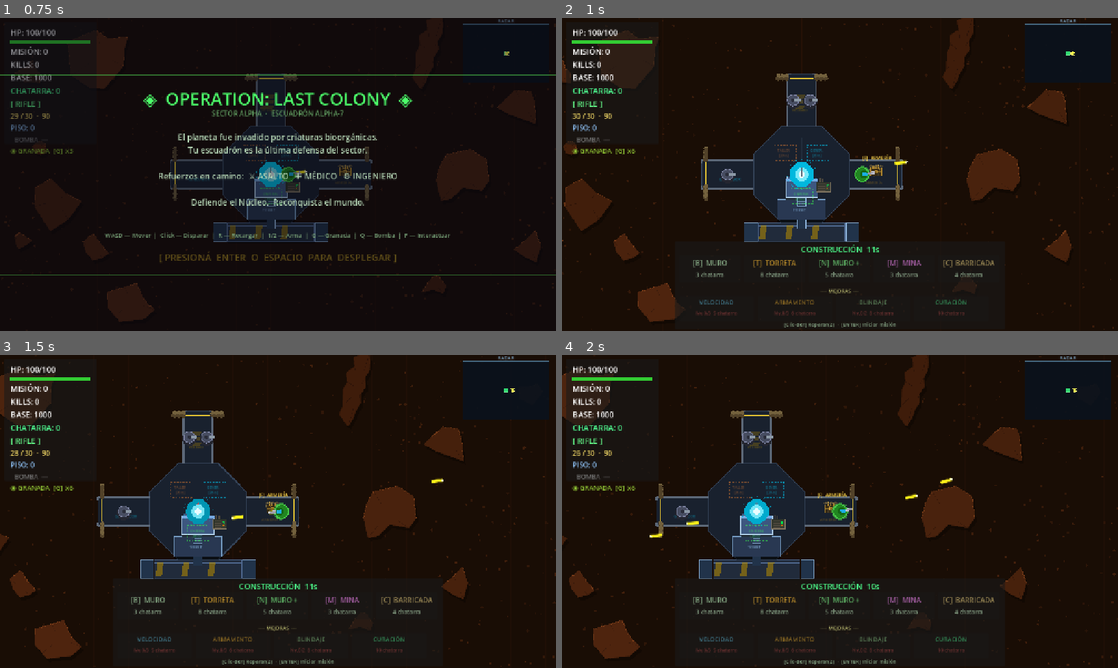
Above: before the commit, frames 1-4 (two rows, left to right).
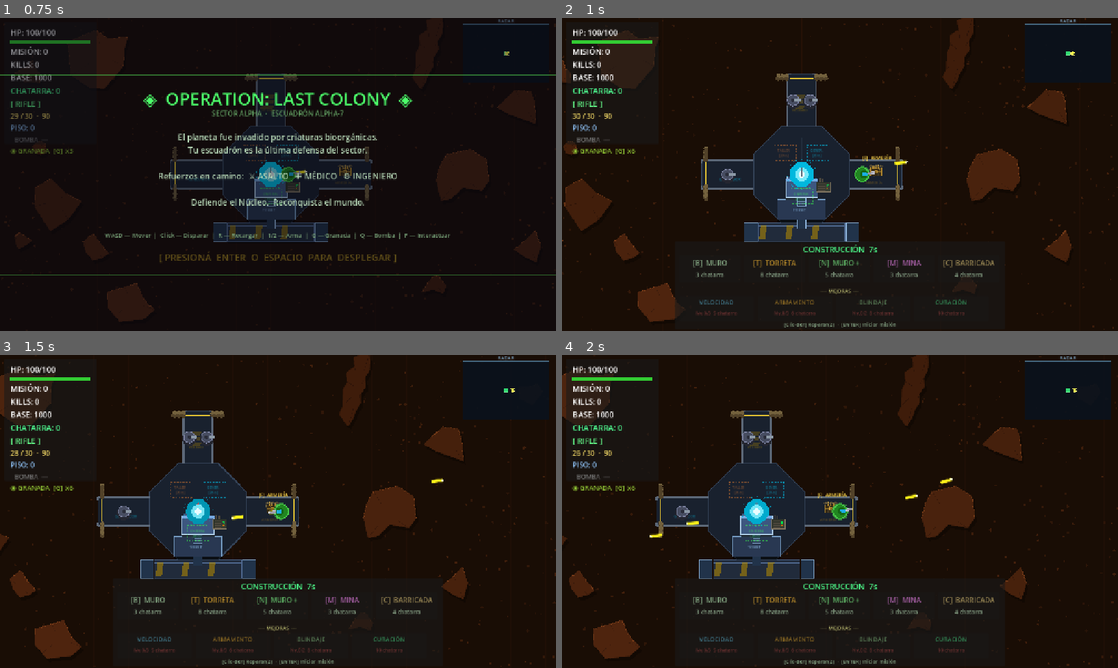
Above: after the commit, the same moments.

Repository: enriquecordero/last-colony
Game: Godot game, scene res://scenes/main.tscn
Two runs of this game, one before a commit and one after it. Both use one fixed random seed, a clock stepped at 60 frames per second and the inputs below. This scene is started directly instead of the project's main scene.
Inputs (mouse positions are in pixels of both pictures, inside the frame that each line leads up to):
- Up to frame 1 (0.75 s): tap Enter at 0.5 s; move the mouse to (400, 158) at 0.52 s; hold Right (ui_right) from 0.53 s (still down); tap F at 0.6 s; click (400, 158) at 0.67 s
- Up to frame 2 (1 s): keep holding Right (ui_right); tap Space at 0.77 s
- Up to frame 3 (1.5 s): release Right (ui_right) at 1.25 s; drag from (166, 527) to (383, 489) at 1.27 s
- Up to frame 4 (2 s): no input

Frame 1 is identical in both runs. In frame 2, 0.2% of the frame differs, in the area x 43-57%, y 72-75%; in frame 3, 0.2%; in frame 4, 0.2%.
Error in both runs: Cannot call method 'queue_free' on a null value. (res://scripts/main.gd:466)

Commit message:
Overwhelming difficulty: swarm from all 8 fronts simultaneously
- Wave count: 80+wave*28 (incursion) / 150+wave*70 (survival)
- Spawn interval: 0.055s / 0.030s — constant stream, no breathing room
- All 8 directions cycled per wave so every front is always under attack
- base_spd: 120+22/wave (was 95+20) — faster enemies
- hp_mult: +0.48/wave (was +0.38) — scales harder
- Build phase: 11s → 7s — barely enough time
- Destructors: from wave 1 in all modes (1-3 per wave, up to 7 in stage3)

Co-Authored-By: Claude Sonnet 4.6 <noreply@anthropic.com>

Diff:
--- a/scripts/main.gd
+++ b/scripts/main.gd
@@ -74,7 +74,7 @@
 
 enum BuildType { WALL, TURRET, WALL_PLUS, MINE, BARRICADA }
 
-const BUILD_PHASE_TIME := 11.0
+const BUILD_PHASE_TIME := 7.0
 const MAX_TURRETS      := 3
 
 var _player:          CharacterBody2D
@@ -1598,28 +1598,37 @@
 	var is_stage2:   bool  = StageManager.selected_mission_id.begins_with("stage2")
 	var is_stage3:   bool  = StageManager.selected_mission_id.begins_with("stage3")
 
-	var hp_mult:  float = 1.0 + (_wave - 1) * (0.55 if is_survival else 0.38)
-	var base_spd: float = (115.0 + (_wave - 1) * 25.0) if is_survival else (95.0 + (_wave - 1) * 20.0)
-	var count:    int   = (110 + _wave * 55) if is_survival else (55 + _wave * 18)
-	var interval: float = 0.045 if is_survival else 0.12
+	var hp_mult:  float = 1.0 + (_wave - 1) * (0.65 if is_survival else 0.48)
+	var base_spd: float = (140.0 + (_wave - 1) * 28.0) if is_survival else (120.0 + (_wave - 1) * 22.0)
+	var count:    int   = (150 + _wave * 70) if is_survival else (80 + _wave * 28)
+	var interval: float = 0.030 if is_survival else 0.055
 	if is_stage2:
 		hp_mult  *= 1.35
 		base_spd *= 1.20
-		count     = int(count * 1.25)
+		count     = int(count * 1.30)
 	if is_stage3:
 		hp_mult  *= 1.75
 		base_spd *= 1.45
-		count     = int(count * 1.45)
-		interval  = maxf(interval * 0.80, 0.04)
+		count     = int(count * 1.55)
+		interval  = maxf(interval * 0.75, 0.025)
 
 	_wave_total = count
 	_killed     = 0
 	_hud.update_enemy_progress(0, count)
+
+	# Cycle through all 8 spawn directions so every front is attacked at once
+	var dir_keys: Array = SPAWN_POINTS.keys()
+	dir_keys.shuffle()
+	var dir_idx: int = 0
 
 	for i in count:
 		await get_tree().create_timer(interval * i).timeout
 		if not _mission_active or not is_instance_valid(self):
 			return
+		# Re-shuffle after each full cycle so patterns don't repeat identically
+		if dir_idx > 0 and dir_idx % dir_keys.size() == 0:
+			dir_keys.shuffle()
+		dir_idx += 1
 		var e: CharacterBody2D
 		var r := randf()
 		if is_stage3:
@@ -1684,19 +1693,30 @@
 		if "fortress" in e:
 			e.fortress = _fortress
 		e.died.connect(_on_enemy_died)
-		e.position = _pick_interior_spawn_pos() if e.get("is_excavador") else _pick_spawn_pos()
+		if e.get("is_excavador"):
+			e.position = _pick_interior_spawn_pos()
+		else:
+			var dkey: String  = dir_keys[(dir_idx - 1) % dir_keys.size()]
+			var base_pt: Vector2 = SPAWN_POINTS[dkey]
+			var jitter: float = 80.0
+			if dkey == "N" or dkey == "S":
+				e.position = base_pt + Vector2(randf_range(-jitter, jitter), 0)
+			elif dkey == "E" or dkey == "W":
+				e.position = base_pt + Vector2(0, randf_range(-jitter, jitter))
+			else:
+				e.position = base_pt + Vector2(randf_range(-jitter*0.5, jitter*0.5), randf_range(-jitter*0.5, jitter*0.5))
 		_enemies.add_child(e)
 
 	# Destructores — spawnean separados del conteo normal
 	var destructor_count := 0
 	if is_stage3:
-		destructor_count = mini(_wave, 5)          # desde oleada 1
-	elif is_stage2 and _wave >= 2:
-		destructor_count = mini(_wave - 1, 4)
-	elif is_survival and _wave >= 3:
-		destructor_count = mini(_wave - 2, 3)
-	elif _wave >= 3:
-		destructor_count = mini(_wave - 2, 2)
+		destructor_count = mini(_wave + 1, 7)
+	elif is_stage2:
+		destructor_count = mini(_wave, 5)
+	elif is_survival:
+		destructor_count = mini(_wave, 4)
+	else:
+		destructor_count = mini(_wave, 3)          # desde oleada 1 en todas
 
 	for _di in destructor_count:
 		await get_tree().create_timer(randf_range(0.5, 2.5)).timeout
